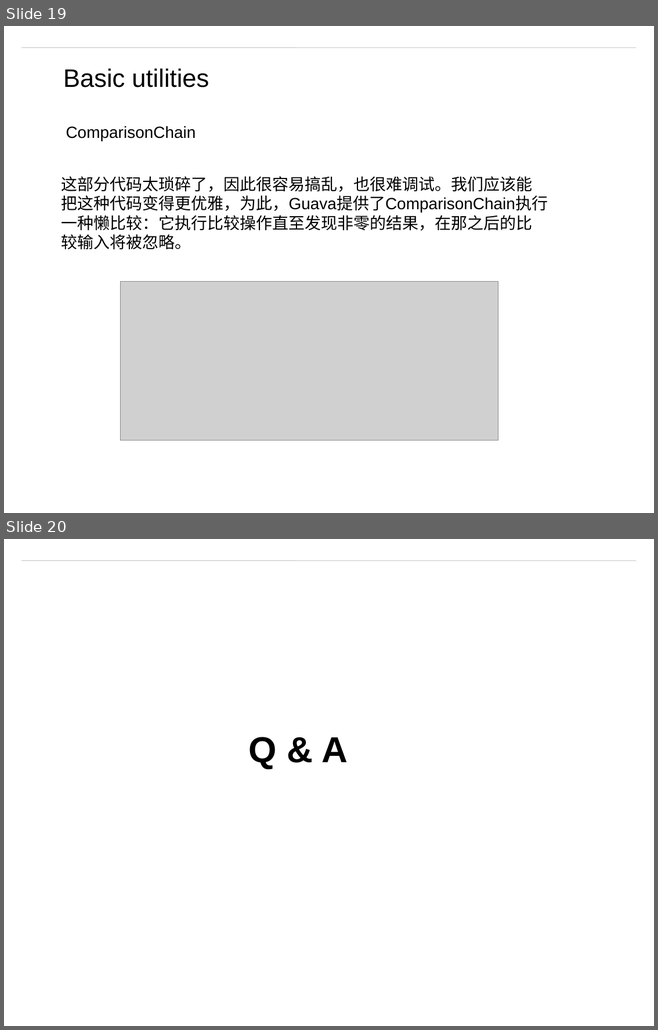
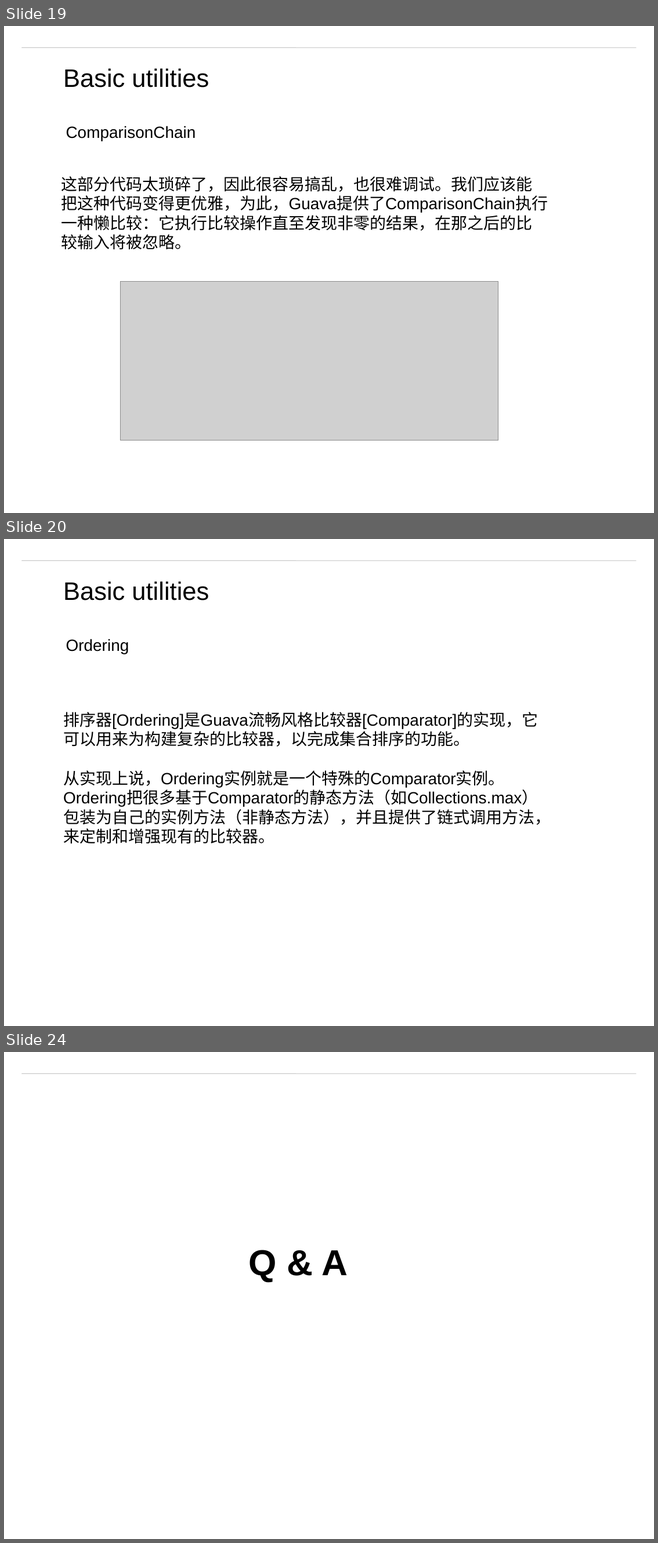
Before and after one commit to matt19870107/Guava, a slide deck: Guava.pptx. Shown one above the other, each under a label of ours: slides 19 and 20 before the commit, slides 19, 20 and 24 after it; the slides between them are not shown. The pictures are 658x1030 and 658x1543 pixels, drawn with LibreOffice and Linux fonts; fonts in the diff are those of the drawing; grey boxes stand for pictures; background and template pictures are left out. Boxes give left, top, right and bottom in pixels: in the first picture for what was removed or moved away, otherwise in the second. Text is boxed around its words. In the diff, an @@ line names an element or a change of style, - is before the commit and + after.

```diff
--- a/Guava.pptx
+++ b/Guava.pptx
@@ slide 20 added at bbox=[4, 539, 654, 1026], background #FFFFFF; not listed: 1 template element that a slide beside it also shows @@
@@ text added at bbox=[63, 581, 209, 600], 28 pt, text #000000 @@
+Basic utilities
@@ text added at bbox=[66, 639, 129, 654], 18 pt, text #000000 @@
+Ordering
@@ text added at bbox=[63, 712, 550, 844], 18 pt, text #000000 @@
+排序器[Ordering]是Guava流畅风格比较器[Comparator]的实现，它可以用来为构建复杂的比较器，以完成集合排序的功能。
+从实现上说，Ordering实例就是一个特殊的Comparator实例。Ordering把很多基于Comparator的静态方法（如Collections.max）包装为自己的实例方法（非静态方法），并且提供了链式调用方法，来定制和增强现有的比较器。
@@ what was slide 20 is now slide 24 @@
```
Also in this commit, not shown: 3 other slides added, 6 other files.
